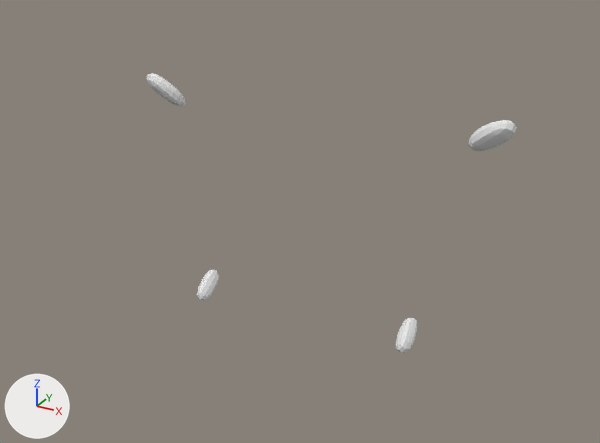
Before and after pictures for a commit that changed the glTF model frontend/public/assets/anatomy/zanatomy/female-endocrine.glb.
Before and after are seen from a camera (50 mm lens) standing at (0.0345, -0.0832, 1.4434) and looking at (-0.0015, -0.0177, 1.4107). The axes (+X, +Y, +Z) are drawn at lower left. The lights are the same throughout. The older version comes first. Where no turn or scale is listed for an object, it has been applied to the vertices.

The first picture shows 'ZAF-7fc13dea26fe', 'ZAF-926e577fa80d', 'ZAF-aae9bd88c76b', 'ZAF-ef1bbe848335'.
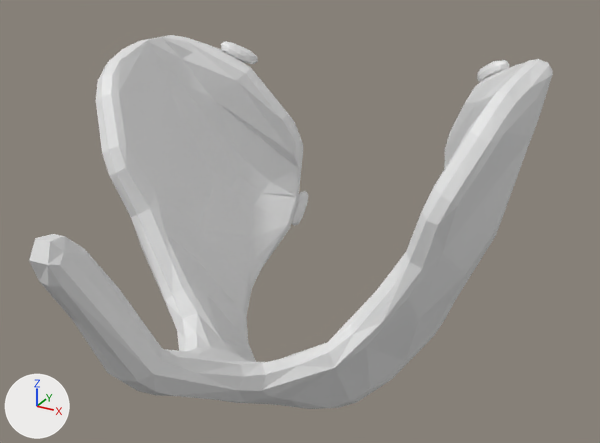
Where the newer file only moved an object's origin or applied its transform, the numbers keep the older frame.

What differs and where, as boxes (x1, y1, x2, y2) in the pictures (600 x 443 px; the box of a moved part takes in the faces that stretch with it):
'ZAF-46ae9fe9b721', added: after (29, 35, 553, 409)
'ZAF-aae9bd88c76b', reshaped (33% narrower, 28% shorter): before (469, 120, 517, 151); after (477, 60, 509, 82)
'ZAF-ef1bbe848335', reshaped (29% shorter): before (147, 73, 185, 106); after (221, 41, 258, 64)
'ZAF-926e577fa80d', reshaped (26% narrower, 9% taller): before (197, 269, 219, 301); after (292, 191, 308, 226)
part 1 of me_zaf_7fc13dea26fe, moved or reshaped (not visible afterwards): before (396, 318, 417, 353)

The change in detail:
me_zaf_7fc13dea26fe is used by ob_zaf_7fc13dea26fe; location (0.00827, -0.01261, 1.3979).
me_zaf_7fc13dea26fe had 66 vertices, 128 faces and spanned x -0.00095..0.00095, y -0.00181..0.00181, z -0.00146..0.00146.
me_zaf_7fc13dea26fe now has 66 vertices, 128 faces and spans x -0.00298..-0.00132, y 0.01701..0.02124, z 0.00187..0.00554.
me_zaf_7fc13dea26fe part 1: the whole mesh is multiplied about its middle by the matrix ((0.841, -0.018, -0.041), (0.004, 1.251, -0.318), (0.01, 0.454, 0.905)), then moved by (-0.00215, 0.01912, 0.00367).
me_zaf_926e577fa80d is used by ob_zaf_926e577fa80d; location (-0.01607, -0.01345, 1.39792).
me_zaf_926e577fa80d had 66 vertices, 128 faces and spanned x -0.00094..0.00094, y -0.0018..0.0018, z -0.00146..0.00146.
me_zaf_926e577fa80d now has 66 vertices, 128 faces and spans x 0.00094..0.00254, y 0.01668..0.02094, z 0.00127..0.00491.
me_zaf_926e577fa80d part 2: the whole mesh is multiplied about its middle by the matrix ((0.841, -0.018, -0.041), (0.004, 1.251, -0.318), (0.01, 0.454, 0.905)), then moved by (0.00174, 0.01881, 0.00305).
me_zaf_aae9bd88c76b is used by ob_zaf_aae9bd88c76b; location (0.01449, -0.00992, 1.41969).
me_zaf_aae9bd88c76b had 66 vertices, 128 faces and spanned x -0.0022..0.0022, y -0.00115..0.00115, z -0.00185..0.00185.
me_zaf_aae9bd88c76b now has 66 vertices, 128 faces and spans x -0.00589..-0.00227, y 0.01113..0.01466, z 0.00136..0.00439.
me_zaf_aae9bd88c76b part 3: the whole mesh is multiplied about its middle by the matrix ((0.841, -0.018, -0.041), (0.004, 1.251, -0.318), (0.01, 0.454, 0.905)), then moved by (-0.00408, 0.01288, 0.00287).
me_zaf_ef1bbe848335 is used by ob_zaf_ef1bbe848335; location (-0.02212, -0.01117, 1.41971).
me_zaf_ef1bbe848335 had 66 vertices, 128 faces and spanned x -0.00214..0.00214, y -0.00119..0.00119, z -0.00185..0.00185.
me_zaf_ef1bbe848335 now has 66 vertices, 128 faces and spans x -0.00008..0.00361, y 0.01058..0.01428, z 0.00052..0.00339.
me_zaf_ef1bbe848335 part 4: the whole mesh is multiplied about its middle by the matrix ((0.841, -0.018, -0.041), (0.004, 1.251, -0.318), (0.009, 0.454, 0.905)), then moved by (0.00177, 0.01243, 0.00196).
Mesh me_zaf_46ae9fe9b721 is new.
It has 416 vertices, 828 faces and spans x -0.0229..0.0229, y -0.0293..0.0293, z -0.0178..0.0178.
Object 'ZAF-46ae9fe9b721' (ob_zaf_46ae9fe9b721) is new; it shows me_zaf_46ae9fe9b721.
Its location is (-0.00466, -0.02082, 1.40807).
